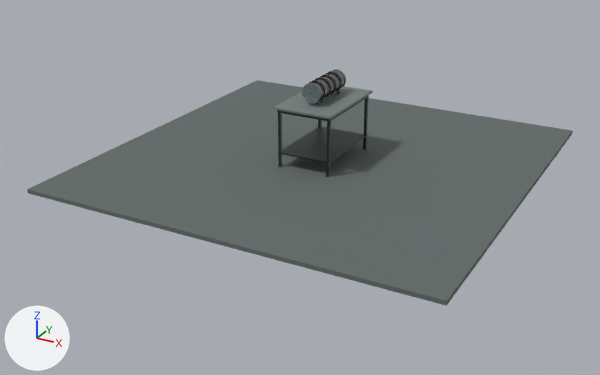
Renders of the glTF model web-assets/models/centrifuge-assembly.glb from each side of a commit.
Both versions are drawn from a 50 mm camera at (5.27, -10.72, 3.48) aimed at (-0.12, -0.92, -1.42). Arrows for +X, +Y and +Z are at lower left; the lights stay in place. The older version comes first. Where no turn or scale is listed for an object, it has been applied to the vertices.

In view in the first picture: 'Bench cross rail.001', 'Bench leg.001', 'Bench leg.002', 'Bench leg.003', 'Laboratory floor', 'Longitudinal bench rail.001', 'Lower shelf', 'Workbench top' and 7 more.
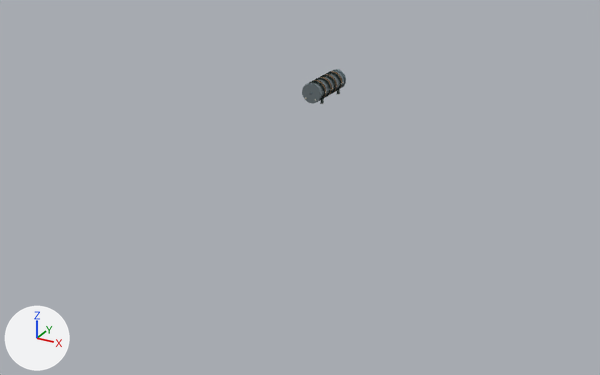
Boxes [x1, y1, x2, y2] around the edits, measured in the pictures (600 x 375 px):
'Laboratory floor', deleted
    before: [27, 80, 573, 306]
'Lower shelf', deleted
    before: [278, 127, 366, 164]
'Workbench top', deleted
    before: [273, 86, 373, 119]
'Bench leg.003', deleted
    before: [326, 120, 331, 176]
'Bench leg.001', deleted
    before: [278, 113, 282, 166]
'Bench leg.002', deleted
    before: [363, 98, 368, 149]
'Bench cross rail.001', deleted
    before: [280, 111, 327, 121]
'Longitudinal bench rail.001', deleted
    before: [327, 95, 369, 122]

What changed in the scene script:
```text
Remove ob_bench_cross_rail_001:
    ob_bench_cross_rail_001 = bpy.data.objects.new('Bench cross rail.001', me_cube_030)
    ob_bench_cross_rail_001.location = (0.0, -1.02, -0.25)
Remove ob_bench_leg_001:
    ob_bench_leg_001 = bpy.data.objects.new('Bench leg.001', me_cube_022)
    ob_bench_leg_001.location = (-0.39, -1.02, -0.67)
Remove ob_bench_leg_002:
    ob_bench_leg_002 = bpy.data.objects.new('Bench leg.002', me_cube_025)
    ob_bench_leg_002.location = (0.39, 0.22, -0.67)
Remove ob_bench_leg_003:
    ob_bench_leg_003 = bpy.data.objects.new('Bench leg.003', me_cube_020)
    ob_bench_leg_003.parent = ob_illustrative_laboratory_station
    ob_bench_leg_003.location = (0.39, -0.616, -0.48)
Remove ob_laboratory_floor:
    ob_laboratory_floor = bpy.data.objects.new('Laboratory floor', me_cube_031)
    ob_laboratory_floor.location = (0.0, -0.4, -1.13)
Remove ob_longitudinal_bench_rail_001:
    ob_longitudinal_bench_rail_001 = bpy.data.objects.new('Longitudinal bench rail.001', me_cube_019)
    ob_longitudinal_bench_rail_001.parent = ob_illustrative_laboratory_station
    ob_longitudinal_bench_rail_001.location = (0.39, 0.0, -0.06)
Remove ob_lower_shelf:
    ob_lower_shelf = bpy.data.objects.new('Lower shelf', me_cube_018)
    ob_lower_shelf.location = (0.0, -0.4, -0.89)
Remove ob_workbench_top:
    ob_workbench_top = bpy.data.objects.new('Workbench top', me_cube_017)
    ob_workbench_top.location = (0.0, -0.4, -0.2)
```
